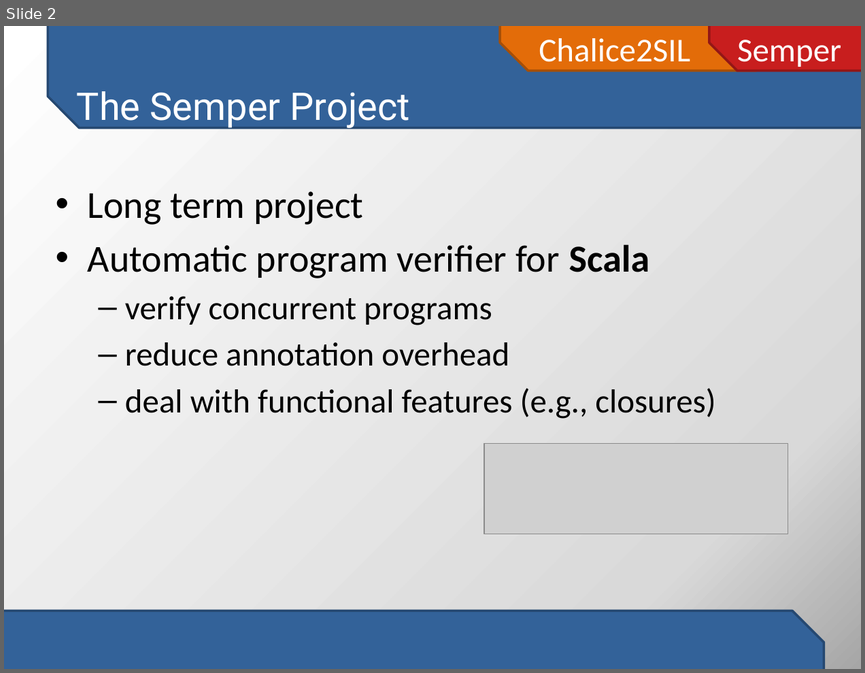
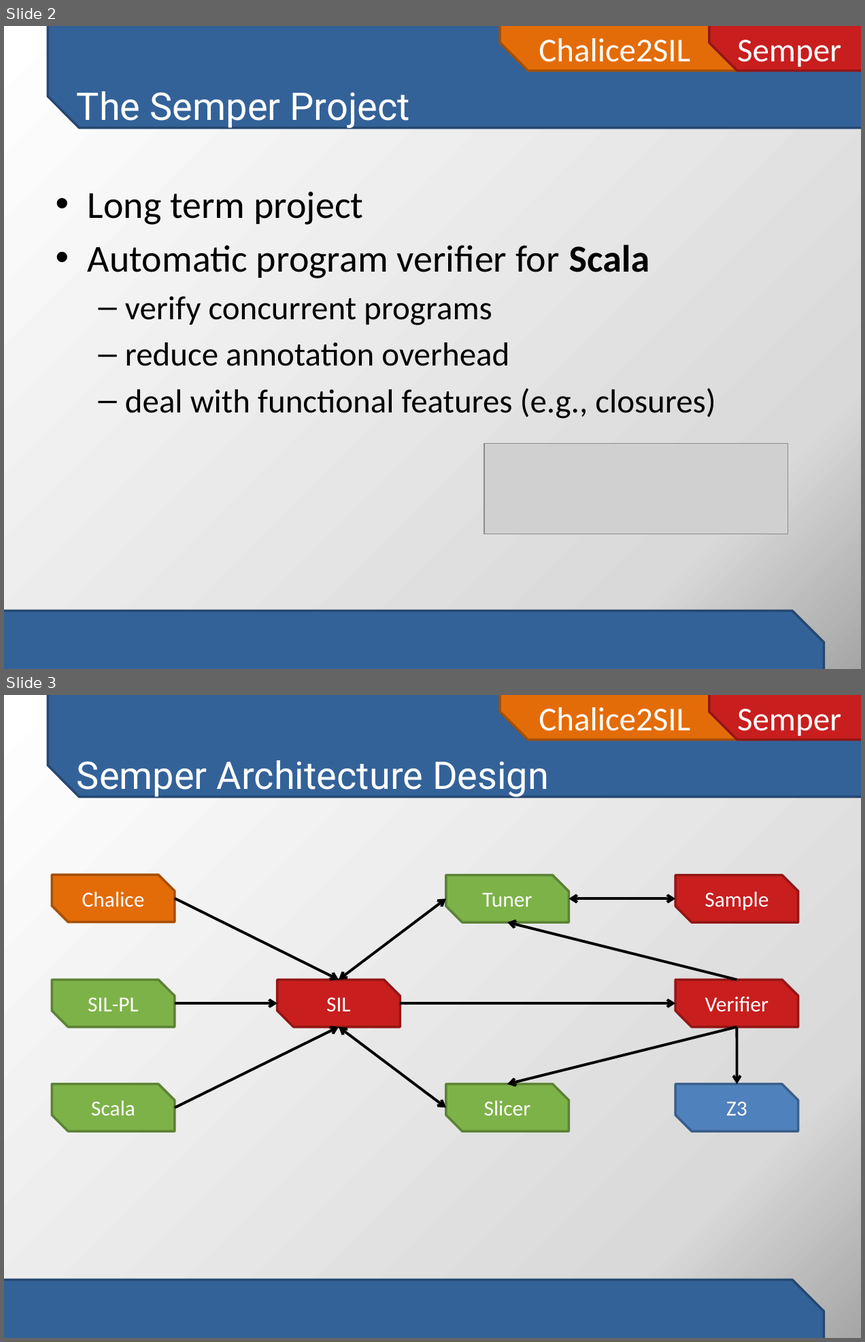
Before and after one commit to viperproject/chalice2silver, a slide deck: chalice2sil/doc/initial-project-presentation.pptx. Shown one above the other, each under a label of ours: slide 2 before the commit, slides 2 and 3 after it. The pictures are 865x673 and 865x1342 pixels, drawn with LibreOffice and Linux fonts; fonts in the diff are those of the drawing; grey boxes stand for pictures. Boxes give left, top, right and bottom in pixels: in the first picture for what was removed or moved away, otherwise in the second. Text is boxed around its words. In the diff, an @@ line names an element or a change of style, - is before the commit and + after.

```diff
--- a/chalice2sil/doc/initial-project-presentation.pptx
+++ b/chalice2sil/doc/initial-project-presentation.pptx
@@ slide 3 added at [4,695,861,1338], background gradient #FFFFFF to #D9D9D9 to #A6A6A6; not listed: 4 template elements that a slide beside it also shows @@
@@ title added at [77,760,549,798], 32 pt, text #FFFFFF @@
+Semper Architecture Design
@@ snip diag rect added at [52,875,175,922], fill #E36C09, outline #A85007 2 pt, 18 pt, text #FFFFFF @@
+Chalice
@@ snip diag rect added at [446,875,568,922], fill #7DB248, outline #5C8435 2 pt, 18 pt, text #FFFFFF @@
+Tuner
@@ snip diag rect added at [675,875,798,922], fill #C81E1E, outline #941616 2 pt, 18 pt, text #FFFFFF @@
+Sample
@@ arrow added from (175, 898) to (339, 979), #000000 2.25 pt @@
@@ double arrow added from (446, 899) to (339, 979), #000000 2.25 pt @@
@@ double arrow added from (675, 899) to (568, 899), #000000 2.25 pt @@
@@ arrow added from (736, 979) to (507, 922), #000000 2.25 pt @@
@@ snip diag rect added at [52,979,175,1027], fill #7DB248, outline #5C8435 2 pt, 18 pt, text #FFFFFF @@
+SIL-PL
@@ snip diag rect added at [277,979,400,1027], fill #C81E1E, outline #941616 2 pt, 18 pt, text #FFFFFF @@
+SIL
@@ snip diag rect added at [675,979,798,1027], fill #C81E1E, outline #941616 2 pt, 18 pt, text #FFFFFF @@
+Verifier
@@ arrow added from (175, 1004) to (277, 1004), #000000 2.25 pt @@
@@ arrow added from (400, 1004) to (675, 1004), #000000 2.25 pt @@
@@ arrow added from (175, 1107) to (339, 1027), #000000 2.25 pt @@
@@ double arrow added from (446, 1107) to (339, 1027), #000000 2.25 pt @@
@@ arrow added from (736, 1027) to (507, 1084), #000000 2.25 pt @@
@@ arrow added from (736, 1027) to (736, 1084), #000000 2.25 pt @@
@@ snip diag rect added at [52,1084,175,1131], fill #7DB248, outline #5C8435 2 pt, 18 pt, text #FFFFFF @@
+Scala
@@ snip diag rect added at [446,1084,568,1131], fill #7DB248, outline #5C8435 2 pt, 18 pt, text #FFFFFF @@
+Slicer
@@ snip diag rect added at [675,1084,798,1131], fill #4F81BD, outline #3A5F8C 2 pt, 18 pt, text #FFFFFF @@
+Z3
```
Also in this commit, not shown: 2 other slides added.
